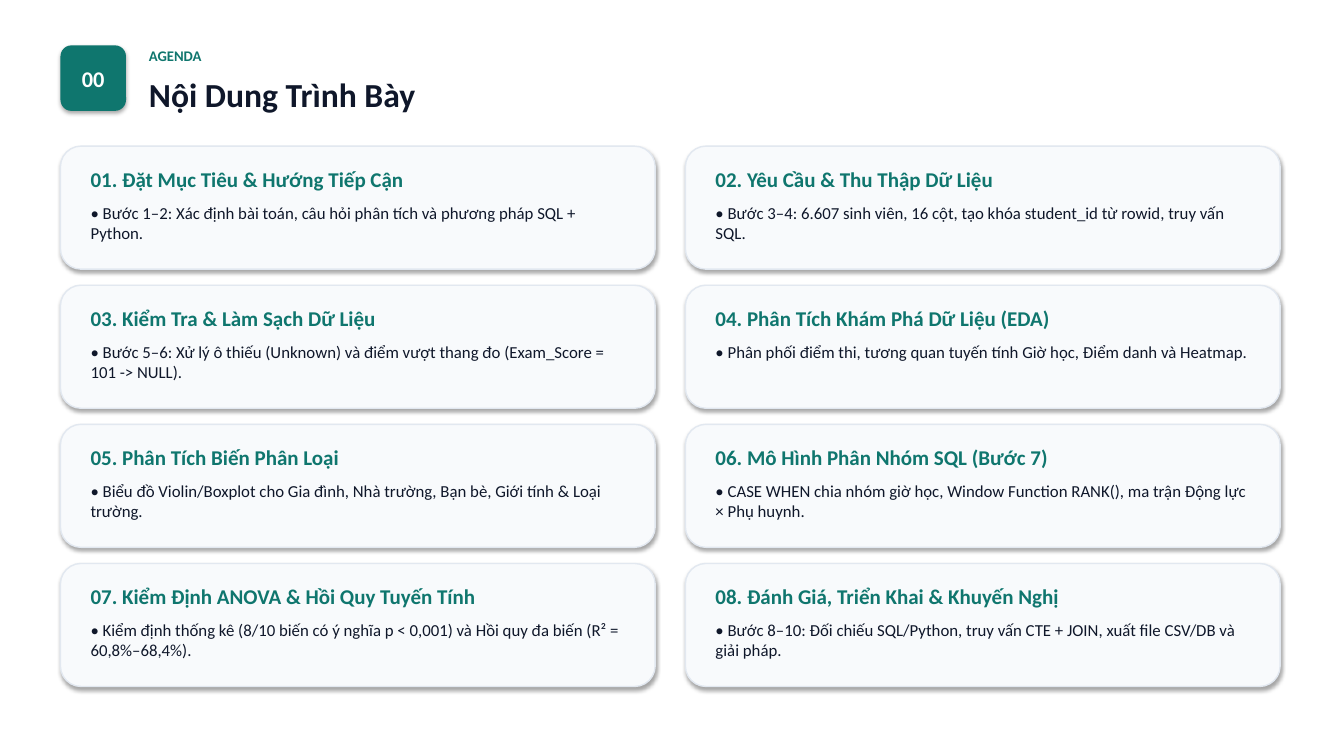
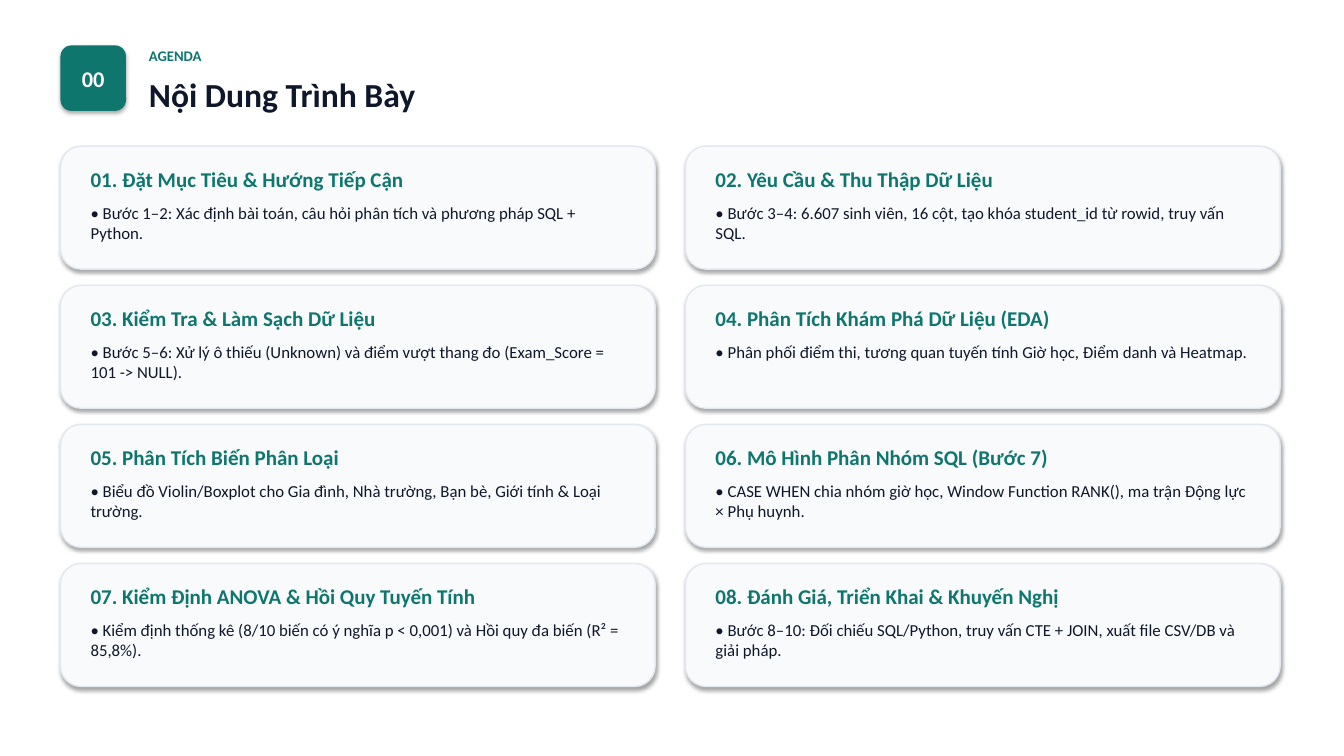
Before and after one commit to baole16/ADY201m, a slide deck: slide 2 of 2_Slide/Slide_VI.pptx. Drawn at 1344x756 pixels with LibreOffice and Linux fonts; fonts in the diff are those of the drawing. Boxes give left, top, right and bottom in pixels: in the first picture for what was removed or moved away, otherwise in the second. Text is boxed around its words. In the diff, an @@ line names an element or a change of style, - is before the commit and + after.

```diff
--- a/2_Slide/Slide_VI.pptx
+++ b/2_Slide/Slide_VI.pptx
@@ text at (91,623,606,658): text changed @@
-• Kiểm định thống kê (8/10 biến có ý nghĩa p < 0,001) và Hồi quy đa biến (R² = 60,8%–68,4%).
+• Kiểm định thống kê (8/10 biến có ý nghĩa p < 0,001) và Hồi quy đa biến (R² = 85,8%).
```
Also in this commit, not shown: 3 other slides changed, 29 other files.
